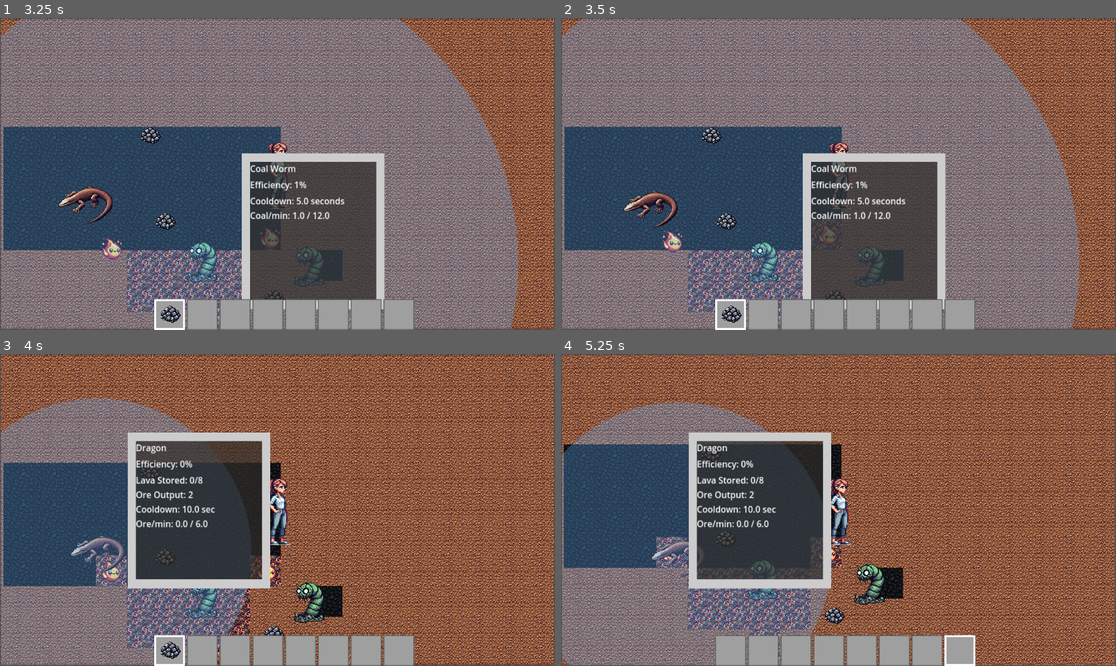
Above: before the commit, frames 1-4 (two rows, left to right).
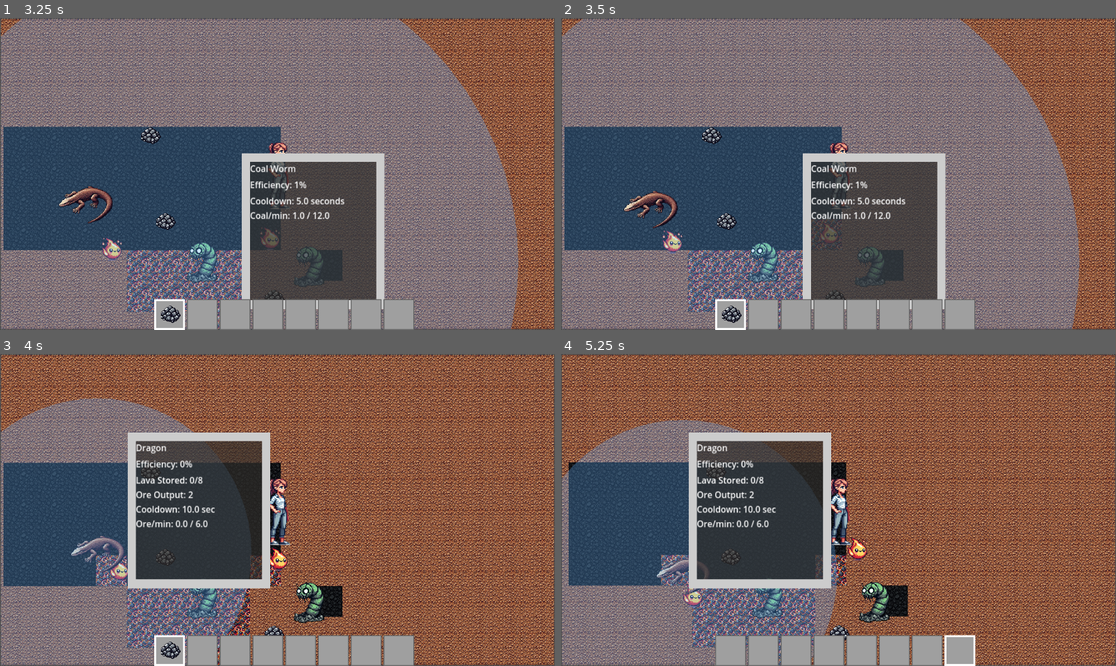
Above: after the commit, the same moments.

Repository: aaronjmcd2/ecomonster-project
Game: Godot game, scene res://scenes/Main.tscn
Same seed, same stepped clock (60 frames per second), same inputs: the game is played once before the commit and once after it.
Inputs (mouse positions are in pixels of both pictures, inside the frame that each line leads up to):
- Up to frame 1 (3.25 s): drag from (183, 329) to (233, 220) at 0.52 s; drag from (382, 276) to (233, 220) at 1.27 s; move the mouse to (399, 248) at 2.02 s; hold Right (ui_right) 2.03-2.75 s; hold Ctrl 2.03-2.75 s; click (399, 248) at 2.17 s; drag from (199, 261) to (111, 127) at 2.77 s
- Up to frame 2 (3.5 s): no input
- Up to frame 3 (4 s): drag from (88, 541) to (305, 510) at 3.52 s
- Up to frame 4 (5.25 s): drag from (733, 650) to (755, 432) at 4.27 s; move the mouse to (760, 650) at 5.02 s; hold Down (ui_down) from 5.03 s (still down); hold X (hotbar_scroll_left) from 5.03 s (still down); click (760, 650) at 5.17 s

Frame 1 is identical in both runs. In frame 2, less than 0.1% of the frame differs, in the area x 46-51%, y 65-74%; in frame 3, 0.4%; in frame 4, 53%, in the area x 0-100%, y 0-100%.

Commit message:
Updated Code Summary Guide

Diff:
--- a/scripts/FireElemental.gd
+++ b/scripts/FireElemental.gd
@@ -36,6 +36,11 @@
 	if is_busy:
 		_handle_cooldown(delta)
 		was_efficient = true
+
+		# Continue wandering while busy
+		if wander_target == Vector2.ZERO or global_position.distance_to(wander_target) < 5.0:
+			_pick_wander_target()
+		_move_toward_wander_target()
 	elif target_position:
 		_move_toward_target(delta)
 		was_efficient = true
Not shown, changed: Guides/EcoMonster_Code_Summary_Refactor3.txt
